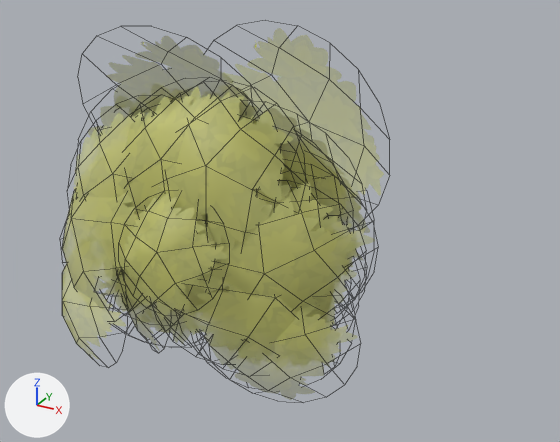
The FBX model Assets/Models/WalnutGrove/WG_Foliage.fbx as it was, and as the next commit left it.
Rendered twice from a 50 mm lens placed at (14.9, -20.7, 24.0), pointed at (2.6, 1.7, 12.9). The lights are fixed; the arrows at lower left show +X, +Y and +Z. Mesh edges are drawn as thin lines. Where no turn or scale is listed for an object, it has been applied to the vertices.

Objects in the first picture: 'WG_Foliage_01', 'WG_Foliage_02', 'WG_Foliage_03', 'WG_Foliage_04', 'WG_Foliage_05'.
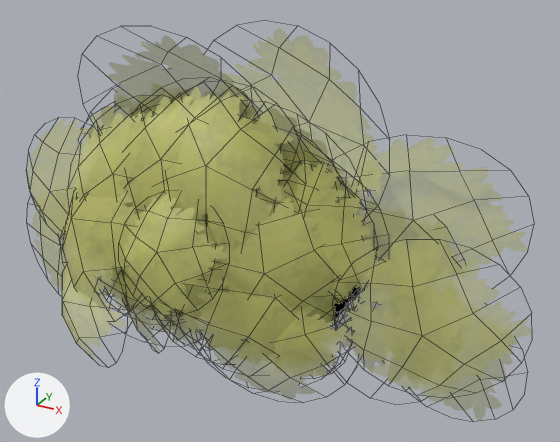
Location of each change, (x1, y1, x2, y2) in pixels of the pictures (560 x 442 px):
```json
{"object": "WG_Foliage_06", "change": "added", "after": [28, 105, 532, 421]}
{"object": "WG_Foliage_02", "change": "reshaped", "before": [62, 104, 375, 344], "after": [62, 104, 375, 309]}
{"part": 1, "of": "me_mesh_003", "change": "deleted", "before": [105, 273, 203, 344], "on screen": "yellow"}
```

The change, as JSON lines over the scene's bpy script:
```json
{"block": "me_mesh_003", "where": "me_mesh_003.from_pydata(...)  # 217 vertices, 140 faces; spans x -6.28..6.35, y -3.03..2.43, z -6.1..5.42"}
{"block": "me_mesh_003", "where": "# used by ob_wg_foliage_02; location = (0.33, 0.14, 12.59)"}
{"block": "me_mesh_003", "change": "me_mesh_003 part 1: the loose piece of 31 vertices spanning x -5.66..0.45, y -0.37..1.18, z -6.1..-0.69 is deleted"}
{"op": "add", "block": "me_mesh_005", "code": ["me_mesh_005 = bpy.data.meshes.new('Mesh.005')", "me_mesh_005.from_pydata(...)  # 369 vertices, 240 faces; spans x -11.0..10.9, y -3.7..2.8, z -5.5..5.5", "me_mesh_005.materials.append(mat_lambert3)"]}
{"op": "add", "block": "ob_wg_foliage_06", "code": ["ob_wg_foliage_06 = bpy.data.objects.new('WG_Foliage_06', me_mesh_005)", "ob_wg_foliage_06.location = (1.03, 2.01, 10.97)"]}
```
